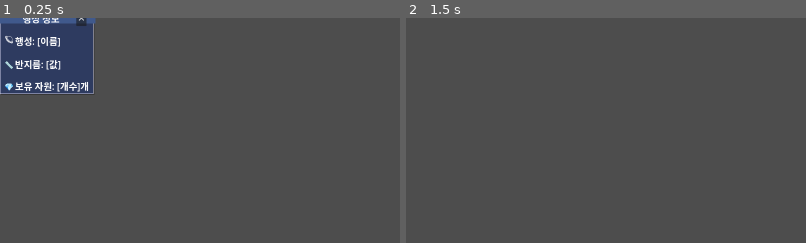
Above: before the commit, frames 1-2 (left to right).
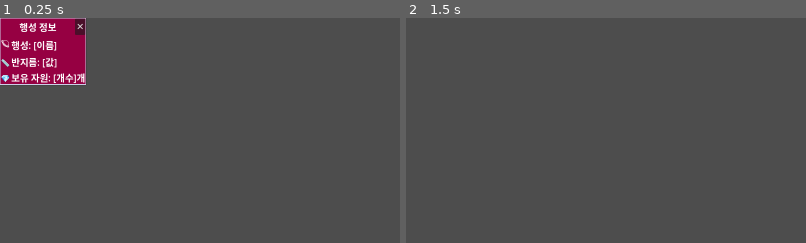
Above: after the commit, the same moments.

Repository: gasbank/godot-llm-yyt
Game: Godot game, scene res://PlanetInfoPopup.tscn
The game is run twice, just before and just after one commit, with the same random seed, the same clock (stepped at 60 frames per second) and the same inputs. This scene is started directly instead of the project's main scene.
Inputs (mouse positions are % of the whole screen's width and height, from its top left):
- Up to frame 1 (0.25 s): no input
- Up to frame 2 (1.5 s): click "✕" at 0.5 s; tap Enter at 1.25 s; move the mouse to (72, 45) at 1.27 s; hold D (move_right) from 1.28 s (still down); tap Delete at 1.35 s; click (72, 45) at 1.42 s
The pictures show only the part of the screen within x 0-50%, y 0-50%; the shares and areas given below are measured in that part.

The runs differ from the first frame. In frame 1, 7.9% of the frame differs, in the area x 0-24%, y 0-34%; in frame 2, nothing differs.

Commit message:
팝업 배경색 드디어 성공

Diff:
--- a/HexTileAllBorders.gd
+++ b/HexTileAllBorders.gd
@@ -680,9 +680,17 @@
 	print("Adding popup to static PopupLayer: ", _popup_layer.name)
 	_popup_layer.add_child(popup_instance)
 
-	# 팝업 위치를 화면 중앙으로 설정 (CanvasLayer는 스크린 좌표 사용)
+	# 콘텐츠에 맞춰 팝업 크기 자동 조절을 위해 대기
+	await get_tree().process_frame
+	await get_tree().process_frame  # 추가 프레임 대기로 레이아웃 완료 보장
+
+	# PopupPanel 크기에 맞춰 루트 Control 크기 조절
+	var popup_panel_size = popup_instance.popup_panel.size
+	popup_instance.size = popup_panel_size
+
+	# 팝업을 화면 중앙에 배치
 	var viewport_size = get_viewport().get_visible_rect().size
-	popup_instance.position = viewport_size * 0.5 - Vector2(280, 160) * 0.5
+	popup_instance.position = viewport_size * 0.5 - popup_panel_size * 0.5
 
 	print("Popup position set to: ", popup_instance.position, " (screen coordinates)")
 
@@ -694,8 +702,11 @@
 	print("Popup added to CanvasLayer. Parent: ", popup_instance.get_parent().name,
 		  " Layer: ", popup_instance.get_parent().layer if popup_instance.get_parent() is CanvasLayer else "not CanvasLayer")
 
+	# 행성 인스턴스 찾기
+	var planet_instance = _find_planet_instance_by_name(planet_name)
+
 	# 팝업 설정 (위치 설정 후에)
-	popup_instance.setup_popup(planet_name, planet_radius, resource_count)
+	popup_instance.setup_popup(planet_name, planet_radius, resource_count, planet_instance)
 	print("Popup setup completed")
 
 	# 팝업 닫기 신호 연결
@@ -1116,6 +1127,14 @@
 		return
 	_save_timer.start()  # 타이머 재시작 (1초 후 저장)
 
+func _find_planet_instance_by_name(name: String) -> Node2D:
+	# 행성 이름으로 행성 인스턴스 찾기
+	for planet_instance in _planet_instances:
+		if planet_instance.planet_name == name:
+			return planet_instance
+	print("Warning: Planet instance not found for name: ", name)
+	return null
+
 func _notification(what: int) -> void:
 	if what == NOTIFICATION_WM_CLOSE_REQUEST:
 		_save_viewport_state()
--- a/Planet.gd
+++ b/Planet.gd
@@ -20,6 +20,7 @@
 # 신호
 signal facility_popup_requested(facility_name: String, planet_name: String)
 signal planet_info_requested(planet_name: String, planet_radius: int, resource_count: int)
+signal resource_changed(new_resource_count: int)
 
 func _ready():
 	base_scale = get_parent().scale if get_parent() else Vector2.ONE
@@ -149,10 +150,12 @@
 func set_resource_count(count: int):
 	resource_count = count
 	_update_resource_ui()
+	resource_changed.emit(resource_count)
 
 func add_resources(amount: int):
 	resource_count += amount
 	_update_resource_ui()
+	resource_changed.emit(resource_count)
 
 func get_resource_count() -> int:
 	return resource_count
--- a/PlanetInfoPopup.gd
+++ b/PlanetInfoPopup.gd
@@ -5,20 +5,19 @@
 var planet_name: String = ""
 var planet_radius: int = 0
 var resource_count: int = 0
+var planet_instance: Node2D = null  # 연결된 행성 인스턴스
 
 # 드래그 상태
 var is_dragging: bool = false
 var drag_offset: Vector2
 
 # UI 노드 참조 (@onready로 자동 할당)
-@onready var planet_name_label: Label = $MainContainer/ContentContainer/ContentVBox/PlanetNameRow/PlanetName
-@onready var planet_radius_label: Label = $MainContainer/ContentContainer/ContentVBox/RadiusRow/PlanetRadius
-@onready var resource_count_label: Label = $MainContainer/ContentContainer/ContentVBox/ResourceRow/ResourceCount
-@onready var close_button: Button = $MainContainer/HeaderContainer/HeaderMargin/HeaderContent/CloseButton
-@onready var title_label: Label = $MainContainer/HeaderContainer/HeaderMargin/HeaderContent/Title
-@onready var header_container: Control = $MainContainer/HeaderContainer
-@onready var content_container: MarginContainer = $MainContainer/ContentContainer
-@onready var content_vbox: VBoxContainer = $MainContainer/ContentContainer/ContentVBox
+@onready var planet_name_label: Label = $PopupPanel/ContentVBox/PlanetNameRow/PlanetName
+@onready var planet_radius_label: Label = $PopupPanel/ContentVBox/RadiusRow/PlanetRadius
+@onready var resource_count_label: Label = $PopupPanel/ContentVBox/ResourceRow/ResourceCount
+@onready var close_button: Button = $PopupPanel/ContentVBox/TitleRow/CloseButton
+@onready var title_label: Label = $PopupPanel/ContentVBox/TitleRow/TitleMargin/Title
+@onready var popup_panel: PanelContainer = $PopupPanel
 
 # 신호
 signal popup_closed(popup)
@@ -34,11 +33,8 @@
 	else:
 		print("Close button not found!")
 
-	# 제목표시줄에 드래그 이벤트 연결
-	if header_container:
-		header_container.gui_input.connect(_on_header_gui_input)
-		header_container.mouse_filter = Control.MOUSE_FILTER_PASS
-		print("Header drag event connected")
+	# 팝업 전체 영역에서 드래그 처리
+	print("Popup drag handling enabled for entire area")
 
 	# 마우스 이벤트를 팝업이 모두 차단하도록 설정
 	mouse_filter = Control.MOUSE_FILTER_STOP
@@ -47,25 +43,37 @@
 	z_index = 0
 	visible = true
 
-	# 콘텐츠 크기에 맞춰 팝업 크기 조절
-	_adjust_popup_size()
-
 	print("PlanetInfoPopup _ready complete.")
-	print("Position: ", position, " Size: ", size, " Visible: ", visible)
+	print("Position: ", position, " Visible: ", visible)
 	print("Parent type: ", get_parent().get_class() if get_parent() else "no parent")
 
-func setup_popup(p_name: String, p_radius: int, p_resource_count: int):
+func setup_popup(p_name: String, p_radius: int, p_resource_count: int, p_planet_instance: Node2D = null):
 	planet_name = p_name
 	planet_radius = p_radius
 	resource_count = p_resource_count
+	planet_instance = p_planet_instance
 
 	print("Setting up planet popup: ", planet_name, " radius:", planet_radius, " resources:", resource_count)
+
+	# 행성 인스턴스와 연결하여 실시간 자원 업데이트 감지
+	if planet_instance and planet_instance.has_signal("resource_changed"):
+		planet_instance.resource_changed.connect(_on_planet_resource_changed)
+		print("Connected to planet resource change signal")
 
 	# 레이블 업데이트
 	_update_labels()
 
-	# 콘텐츠 크기에 맞춰 팝업 크기 조절
-	_adjust_popup_size()
+func _on_planet_resource_changed(new_resource_count: int):
+	# 행성의 자원이 변경되었을 때 팝업 업데이트
+	resource_count = new_resource_count
+	_update_resource_label()
+	print("Popup resource count updated to: ", resource_count)
+
+func _update_resource_label():
+	# 자원 개수 레이블만 업데이트
+	if resource_count_label:
+		resource_count_label.text = "보유 자원: " + str(resource_count) + "개"
+		print("Updated resource label: ", resource_count_label.text)
 
 func _update_labels():
 	# UI 업데이트
@@ -86,7 +94,7 @@
 		print("Updated title label: ", title_label.text)
 
 func _gui_input(event: InputEvent):
-	# 모든 마우스 이벤트를 소비하여 뒤쪽 요소들로 전달되지 않도록 함
+	# 팝업 전체 영역에서 드래그 처리
 	if event is InputEventMouseButton:
 		var mb = event as InputEventMouseButton
 		if mb.button_index == MOUSE_BUTTON_LEFT:
@@ -114,67 +122,25 @@
 
 func _on_close_button_pressed():
 	print("Planet popup close button pressed")
+	_cleanup_connections()
 	popup_closed.emit(self)
 	queue_free()
 
-func _on_header_gui_input(event: InputEvent):
-	# 제목표시줄에서 드래그 처리
-	if event is InputEventMouseButton:
-		var mb = event as InputEventMouseButton
-		if mb.button_index == MOUSE_BUTTON_LEFT:
-			if mb.pressed:
-				# 드래그 시작
-				is_dragging = true
-				drag_offset = global_position - get_global_mouse_position()
-				# CanvasLayer에서는 child 순서 변경만으로 충분
-				if get_parent():
-					get_parent().move_child(self, -1)
-			else:
-				# 드래그 종료
-				is_dragging = false
+func _cleanup_connections():
+	# 행성 인스턴스와의 신호 연결 해제
+	if planet_instance and planet_instance.has_signal("resource_changed"):
+		if planet_instance.resource_changed.is_connected(_on_planet_resource_changed):
+			planet_instance.resource_changed.disconnect(_on_planet_resource_changed)
+			print("Disconnected from planet resource change signal")
 
-		# 이벤트 소비
-		get_viewport().set_input_as_handled()
 
-	elif event is InputEventMouseMotion:
-		if is_dragging:
-			# 드래그 중 위치 업데이트
-			global_position = get_global_mouse_position() + drag_offset
-
-		# 마우스 모션 이벤트도 소비
-		get_viewport().set_input_as_handled()
-
-func _adjust_popup_size():
-	# 콘텐츠 크기 계산을 위해 다음 프레임까지 대기
-	await get_tree().process_frame
-
-	if content_vbox:
-		# 콘텐츠의 실제 크기 계산
-		var content_size = content_vbox.get_combined_minimum_size()
-
-		# 헤더와 마진을 고려한 최소 크기 계산
-		var header_height = 32  # HeaderContainer의 minimum_size
-		var margin_x = 24  # 좌우 마진 (12 + 12)
-		var margin_y = 16  # 상하 마진 (4 + 12)
-		var border_offset = 4  # 보더 오프셋
-
-		var min_width = content_size.x + margin_x + border_offset
-		var min_height = content_size.y + header_height + margin_y + border_offset
-
-		# 최소 크기 적용 (기존 크기보다 작지 않도록)
-		var new_width = max(size.x, min_width)
-		var new_height = max(size.y, min_height)
-
-		# 크기 조정
-		if new_width != size.x or new_height != size.y:
-			size = Vector2(new_width, new_height)
-			print("Popup size adjusted to: ", size)
 
 func _input(event: InputEvent):
 	# ESC 키로 팝업 닫기
 	if event is InputEventKey and event.pressed:
 		if event.keycode == KEY_ESCAPE:
 			print("ESC pressed - closing planet popup")
+			_cleanup_connections()
 			popup_closed.emit(self)
 			queue_free()
 			get_viewport().set_input_as_handled()
--- a/PlanetInfoPopup.tscn
+++ b/PlanetInfoPopup.tscn
@@ -1,152 +1,98 @@
-[gd_scene load_steps=2 format=3 uid="uid://cqmg4p3vks1vd"]
+[gd_scene load_steps=3 format=3 uid="uid://cqmg4p3vks1vd"]
 
-[ext_resource type="Script" path="res://PlanetInfoPopup.gd" id="1_1ymzq"]
+[ext_resource type="Script" uid="uid://od1gs2b5eh1i" path="res://PlanetInfoPopup.gd" id="1_1ymzq"]
+
+[sub_resource type="StyleBoxFlat" id="StyleBoxFlat_1"]
+bg_color = Color(0.58665854, 0.0013987037, 0.25986844, 1)
+border_width_left = 2
+border_width_top = 2
+border_width_right = 2
+border_width_bottom = 2
+border_color = Color(0.8, 0.8, 0.9, 1)
+shadow_color = Color(0, 0, 0, 0.3)
+shadow_size = 3
 
 [node name="PlanetInfoPopup" type="Control"]
 layout_mode = 3
 anchors_preset = 0
-offset_right = 280.0
-offset_bottom = 160.0
-mouse_filter = 0
 script = ExtResource("1_1ymzq")
 
-[node name="Shadow" type="ColorRect" parent="."]
-layout_mode = 1
-anchors_preset = 15
-anchor_right = 1.0
-anchor_bottom = 1.0
-offset_left = 3.0
-offset_top = 3.0
-offset_right = 3.0
-offset_bottom = 3.0
-color = Color(0, 0, 0, 0.3)
+[node name="PopupPanel" type="PanelContainer" parent="."]
+layout_mode = 2
+mouse_filter = 2
+theme_override_styles/panel = SubResource("StyleBoxFlat_1")
+
+[node name="ContentVBox" type="VBoxContainer" parent="PopupPanel"]
+layout_mode = 2
+mouse_filter = 2
+theme_override_constants/separation = 6
+
+[node name="TitleRow" type="HBoxContainer" parent="PopupPanel/ContentVBox"]
+custom_minimum_size = Vector2(0, 32)
+layout_mode = 2
 mouse_filter = 2
 
-[node name="Border" type="ColorRect" parent="."]
-layout_mode = 1
-anchors_preset = 15
-anchor_right = 1.0
-anchor_bottom = 1.0
-color = Color(0.8, 0.8, 0.9, 1)
-mouse_filter = 2
-
-[node name="Background" type="ColorRect" parent="."]
-layout_mode = 1
-anchors_preset = 15
-anchor_right = 1.0
-anchor_bottom = 1.0
-offset_left = 2.0
-offset_top = 2.0
-offset_right = -2.0
-offset_bottom = -2.0
-color = Color(0.15, 0.2, 0.35, 0.95)
-mouse_filter = 2
-
-[node name="MainContainer" type="VBoxContainer" parent="."]
-layout_mode = 1
-anchors_preset = 15
-anchor_right = 1.0
-anchor_bottom = 1.0
-offset_left = 2.0
-offset_top = 2.0
-offset_right = -2.0
-offset_bottom = -2.0
-mouse_filter = 2
-
-[node name="HeaderContainer" type="Control" parent="MainContainer"]
-layout_mode = 2
-custom_minimum_size = Vector2(0, 32)
-
-[node name="HeaderBackground" type="ColorRect" parent="MainContainer/HeaderContainer"]
-layout_mode = 1
-anchors_preset = 15
-anchor_right = 1.0
-anchor_bottom = 1.0
-color = Color(0.25, 0.35, 0.55, 1)
-mouse_filter = 2
-
-[node name="HeaderMargin" type="MarginContainer" parent="MainContainer/HeaderContainer"]
-layout_mode = 1
-anchors_preset = 15
-anchor_right = 1.0
-anchor_bottom = 1.0
-offset_left = 8.0
-offset_top = 4.0
-offset_right = -8.0
-offset_bottom = -4.0
-
-[node name="HeaderContent" type="HBoxContainer" parent="MainContainer/HeaderContainer/HeaderMargin"]
-layout_mode = 2
-
-[node name="Title" type="Label" parent="MainContainer/HeaderContainer/HeaderMargin/HeaderContent"]
+[node name="TitleMargin" type="MarginContainer" parent="PopupPanel/ContentVBox/TitleRow"]
 layout_mode = 2
 size_flags_horizontal = 3
+mouse_filter = 2
+theme_override_constants/margin_left = 8
+theme_override_constants/margin_top = 4
+theme_override_constants/margin_right = 4
+theme_override_constants/margin_bottom = 4
+
+[node name="Title" type="Label" parent="PopupPanel/ContentVBox/TitleRow/TitleMargin"]
+layout_mode = 2
 text = "행성 정보"
 horizontal_alignment = 1
 vertical_alignment = 1
 
-[node name="CloseButton" type="Button" parent="MainContainer/HeaderContainer/HeaderMargin/HeaderContent"]
+[node name="CloseButton" type="Button" parent="PopupPanel/ContentVBox/TitleRow"]
+custom_minimum_size = Vector2(24, 24)
 layout_mode = 2
-custom_minimum_size = Vector2(24, 24)
 text = "✕"
 
-[node name="ContentContainer" type="MarginContainer" parent="MainContainer"]
+[node name="PlanetNameRow" type="HBoxContainer" parent="PopupPanel/ContentVBox"]
 layout_mode = 2
-size_flags_vertical = 3
-offset_left = 12.0
-offset_top = 4.0
-offset_right = -12.0
-offset_bottom = -12.0
+mouse_filter = 2
 
-[node name="ContentVBox" type="VBoxContainer" parent="MainContainer/ContentContainer"]
+[node name="PlanetIcon" type="Label" parent="PopupPanel/ContentVBox/PlanetNameRow"]
+custom_minimum_size = Vector2(24, 0)
 layout_mode = 2
-
-[node name="PlanetNameRow" type="HBoxContainer" parent="MainContainer/ContentContainer/ContentVBox"]
-layout_mode = 2
-
-[node name="PlanetIcon" type="Label" parent="MainContainer/ContentContainer/ContentVBox/PlanetNameRow"]
-layout_mode = 2
-custom_minimum_size = Vector2(24, 0)
 text = "🪐"
 horizontal_alignment = 1
 
-[node name="PlanetName" type="Label" parent="MainContainer/ContentContainer/ContentVBox/PlanetNameRow"]
+[node name="PlanetName" type="Label" parent="PopupPanel/ContentVBox/PlanetNameRow"]
 layout_mode = 2
 size_flags_horizontal = 3
 text = "행성: [이름]"
 
-[node name="Spacer1" type="Control" parent="MainContainer/ContentContainer/ContentVBox"]
+[node name="RadiusRow" type="HBoxContainer" parent="PopupPanel/ContentVBox"]
 layout_mode = 2
-custom_minimum_size = Vector2(0, 6)
+mouse_filter = 2
 
-[node name="RadiusRow" type="HBoxContainer" parent="MainContainer/ContentContainer/ContentVBox"]
+[node name="RadiusIcon" type="Label" parent="PopupPanel/ContentVBox/RadiusRow"]
+custom_minimum_size = Vector2(24, 0)
 layout_mode = 2
-
-[node name="RadiusIcon" type="Label" parent="MainContainer/ContentContainer/ContentVBox/RadiusRow"]
-layout_mode = 2
-custom_minimum_size = Vector2(24, 0)
 text = "📏"
 horizontal_alignment = 1
 
-[node name="PlanetRadius" type="Label" parent="MainContainer/ContentContainer/ContentVBox/RadiusRow"]
+[node name="PlanetRadius" type="Label" parent="PopupPanel/ContentVBox/RadiusRow"]
 layout_mode = 2
 size_flags_horizontal = 3
 text = "반지름: [값]"
 
-[node name="Spacer2" type="Control" parent="MainContainer/ContentContainer/ContentVBox"]
+[node name="ResourceRow" type="HBoxContainer" parent="PopupPanel/ContentVBox"]
 layout_mode = 2
-custom_minimum_size = Vector2(0, 6)
+mouse_filter = 2
 
-[node name="ResourceRow" type="HBoxContainer" parent="MainContainer/ContentContainer/ContentVBox"]
+[node name="ResourceIcon" type="Label" parent="PopupPanel/ContentVBox/ResourceRow"]
+custom_minimum_size = Vector2(24, 0)
 layout_mode = 2
-
-[node name="ResourceIcon" type="Label" parent="MainContainer/ContentContainer/ContentVBox/ResourceRow"]
-layout_mode = 2
-custom_minimum_size = Vector2(24, 0)
 text = "💎"
 horizontal_alignment = 1
 
-[node name="ResourceCount" type="Label" parent="MainContainer/ContentContainer/ContentVBox/ResourceRow"]
+[node name="ResourceCount" type="Label" parent="PopupPanel/ContentVBox/ResourceRow"]
 layout_mode = 2
 size_flags_horizontal = 3
 text = "보유 자원: [개수]개"
